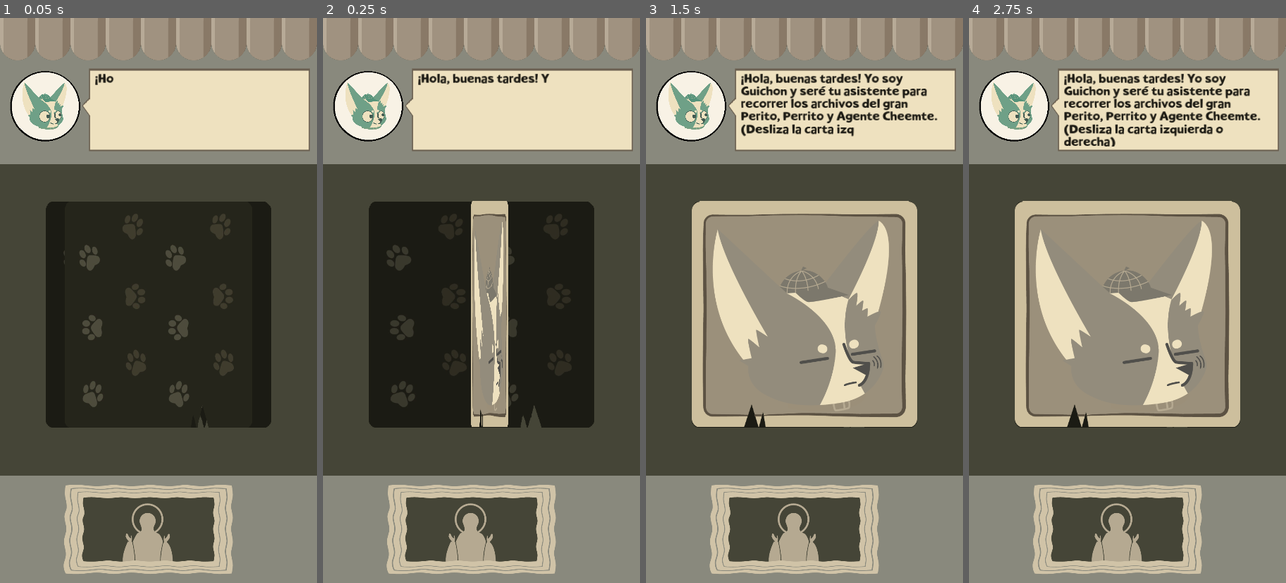
Above: before the commit, frames 1-4 (left to right).
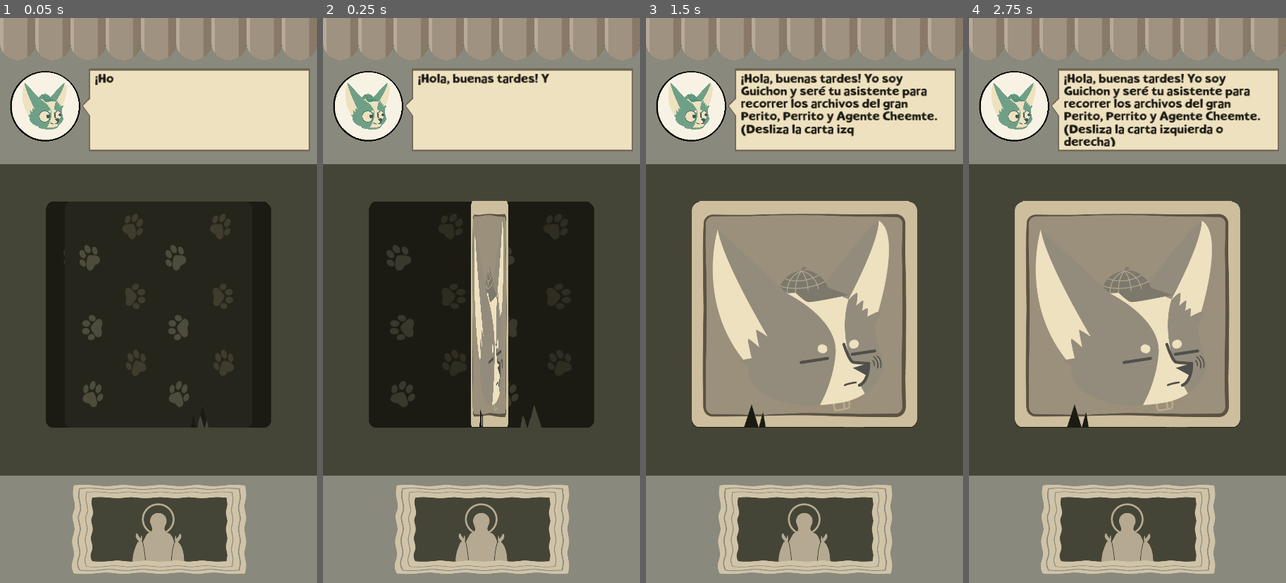
Above: after the commit, the same moments.

Repository: JorgedanyMx/Agente-00Chemte
Game: Godot game, scene res://Scenes/Chemtective.tscn
Two runs of this game, one before a commit and one after it. Both use one fixed random seed, a clock stepped at 60 frames per second and the inputs below.
Inputs (mouse positions are in pixels of both pictures, inside the frame that each line leads up to):
- Up to frame 1 (0.05 s): no input
- Up to frame 2 (0.25 s): no input
- Up to frame 3 (1.5 s): tap Enter (ui_accept) at 0.5, 0.77 s; move the mouse to (874, 272) at 0.52 s; hold Right (ui_right) 0.53-1.28 s; click (874, 272) at 0.67 s; move the mouse to (741, 328) at 1.27 s; hold Left (ui_left) from 1.28 s (still down)
- Up to frame 4 (2.75 s): tap Enter (ui_accept) at 1.52, 2 s; move the mouse to (1159, 176) at 2.02 s; release Left (ui_left) at 2.03 s; hold Right (ui_right) from 2.03 s (still down)

The runs differ from the first frame. In frame 1, 3.2% of the frame differs, in the area x 20-78%, y 82-99%; in frame 2, 3.2%; in frame 3, 3.2%; in frame 4, 3.2%.

Commit message:
Se agregó sonido y animacion de pinturas.

Diff:
--- a/TutorialGodot1/Scenes/Chemtective.tscn
+++ b/TutorialGodot1/Scenes/Chemtective.tscn
@@ -52,6 +52,67 @@
 _data = {
 "Historia": SubResource("Animation_5vsnk"),
 "RESET": SubResource("Animation_08jib")
+}
+
+[sub_resource type="Animation" id="Animation_qkekg"]
+resource_name = "ShakePic"
+length = 0.8
+tracks/0/type = "value"
+tracks/0/imported = false
+tracks/0/enabled = true
+tracks/0/path = NodePath(".:rotation")
+tracks/0/interp = 1
+tracks/0/loop_wrap = true
+tracks/0/keys = {
+"times": PackedFloat32Array(0, 0.1, 0.2, 0.3, 0.4, 0.5, 0.6, 0.7, 0.8),
+"transitions": PackedFloat32Array(1, 1, 1, 1, 1, 1, 1, 1, 1),
+"update": 0,
+"values": [0.0, 0.0872665, 0.0, -0.0872665, 0.0, 0.0872665, 0.0, -0.0872665, 0.0]
+}
+tracks/1/type = "value"
+tracks/1/imported = false
+tracks/1/enabled = true
+tracks/1/path = NodePath(".:visible")
+tracks/1/interp = 1
+tracks/1/loop_wrap = true
+tracks/1/keys = {
+"times": PackedFloat32Array(0, 0.8),
+"transitions": PackedFloat32Array(1, 1),
+"update": 1,
+"values": [true, false]
+}
+
+[sub_resource type="Animation" id="Animation_47shc"]
+length = 0.001
+tracks/0/type = "value"
+tracks/0/imported = false
+tracks/0/enabled = true
+tracks/0/path = NodePath(".:rotation")
+tracks/0/interp = 1
+tracks/0/loop_wrap = true
+tracks/0/keys = {
+"times": PackedFloat32Array(0),
+"transitions": PackedFloat32Array(1),
+"update": 0,
+"values": [0.0]
+}
+tracks/1/type = "value"
+tracks/1/imported = false
+tracks/1/enabled = true
+tracks/1/path = NodePath(".:visible")
+tracks/1/interp = 1
+tracks/1/loop_wrap = true
+tracks/1/keys = {
+"times": PackedFloat32Array(0),
+"transitions": PackedFloat32Array(1),
+"update": 1,
+"values": [true]
+}
+
+[sub_resource type="AnimationLibrary" id="AnimationLibrary_f2y8h"]
+_data = {
+"RESET": SubResource("Animation_47shc"),
+"ShakePic": SubResource("Animation_qkekg")
 }
 
 [sub_resource type="StyleBoxLine" id="StyleBoxLine_k356h"]
@@ -403,11 +464,19 @@
 anchor_top = 0.8
 anchor_right = 0.5
 anchor_bottom = 0.991
-offset_left = -335.48
-offset_top = 16.2158
-offset_right = 265.52
-offset_bottom = 0.831787
+offset_left = -308.0
+offset_top = 15.7999
+offset_right = 312.0
+offset_bottom = 0.416016
+pivot_offset = Vector2(310, 167)
 texture = ExtResource("9_iq6e5")
+
+[node name="PicSound" type="AudioStreamPlayer" parent="Game/Panel/Pintura"]
+
+[node name="PicAnim" type="AnimationPlayer" parent="Game/Panel/Pintura"]
+libraries = {
+"": SubResource("AnimationLibrary_f2y8h")
+}
 
 [node name="Sonidos" type="AudioStreamPlayer" parent="Game"]
 pitch_scale = 1.61
@@ -435,9 +504,13 @@
 [node name="Menu" type="Control" parent="IU"]
 z_index = 10
 layout_mode = 1
-anchor_top = -0.925
-anchor_bottom = 0.075
-offset_right = 1080.0
+anchors_preset = 15
+anchor_right = 1.0
+anchor_bottom = 1.0
+offset_top = -1776.0
+offset_bottom = -1776.0
+grow_horizontal = 2
+grow_vertical = 2
 script = ExtResource("10_phr34")
 
 [node name="ColorRect" type="TextureRect" parent="IU/Menu"]
@@ -552,11 +625,13 @@
 pitch_scale = 2.34
 
 [node name="Menu2" type="Control" parent="IU"]
+visible = false
 z_index = 10
 layout_mode = 1
 anchor_top = -0.925
 anchor_bottom = 0.075
 offset_right = 1080.0
+offset_bottom = 1920.0
 grow_horizontal = 2
 script = ExtResource("10_phr34")
 
--- a/TutorialGodot1/Scripts/Dialogo.gd
+++ b/TutorialGodot1/Scripts/Dialogo.gd
@@ -8,6 +8,10 @@
 			"res://Sprites/Game/pintura/pintura3.png",
 			"res://Sprites/Game/pintura/pintura4.png",
 			"res://Sprites/Game/pintura/pintura5.png"]
+var pinturasSound = ["res://Audio/Ruptura1.wav",
+					"res://Audio/Ruptura2.wav",
+					"res://Audio/Ruptura3.wav",
+					"res://Audio/Ruptura4.wav"]
 
 enum MenuStates{MENUCLOSE, MENUOPEN, MENUOPENING, MENUCLOSING}
 var menuS = MenuStates.MENUCLOSE
@@ -269,9 +273,7 @@
 		if(nextLine["Personaje"]=="#FINAL"):
 			if(nameCap=="Creditos"):
 				currentCap=checkpointCapter
-				print(currentCap)
 				line=checkpointLine
-				print("lineaActual"+str(line))
 				loadCard(line)
 			else:
 				if(errors==0):
@@ -337,6 +339,12 @@
 		if(errors>=4):
 			errors=4
 		$Panel/Pintura.texture=load(pinturas[errors])
+		if(errors>0):
+			var pinS= load(pinturasSound[errors-1])
+			$Panel/Pintura/PicSound.stream=pinS
+			$Panel/Pintura/PicSound.play()
+			$Panel/Pintura/PicAnim.play("ShakePic")
+
 	if(nextLine["IsCheckPoint"]==true):
 		checkpoint=nextLine
 
@@ -356,13 +364,11 @@
 
 func swPause(pauseFlag):
 	canSwipe=!pauseFlag
-
 func _on_resized():
 	var newSize =get_window().size
 	perSizey = newSize[1]/1080.0
 	perSizeX= newSize[0]/1920.0
 	initialPosition=$Panel/bankCard.position
-
 func _on_chemtective_resized():
 	pass # Replace with function body.
 func startTimerMenu(seconds):
@@ -372,12 +378,9 @@
 func ShowCredits():
 	nameCap="Creditos"
 	checkpointCapter=currentCap
-	print("El capitulo guardado es: "+str(checkpointCapter))
 	checkpointLine=line
-	print("El capitulo guardado es: "+str(checkpointLine))
 	currentCap=maindata["Creditos"]
 	line=currentCap["2"]
 	showCard(line)
-
 func _on_btn_credits_pressed():
 	ShowCredits()
Not shown, added: TutorialGodot1/Audio/Ruptura1.wav.import
Not shown, added: TutorialGodot1/Audio/Ruptura2.wav.import
Not shown, added: TutorialGodot1/Audio/Ruptura3.wav.import
Not shown, added: TutorialGodot1/Audio/Ruptura4.wav.import
Not shown, added: TutorialGodot1/Build/index.apple-touch-icon.png.import
Not shown, added: TutorialGodot1/Build/index.icon.png.import
Not shown, added: TutorialGodot1/Build/index.png.import
Not shown: 1 places in TutorialGodot1/Scenes/Chemtective.tscn that only renumber resources
Not shown, changed: TutorialGodot1/export_presets.cfg
Binary file added: TutorialGodot1/index.apple-touch-icon.png
Not shown, added: TutorialGodot1/index.apple-touch-icon.png.import
Binary file added: TutorialGodot1/index.icon.png
(and 23 more such lines)
